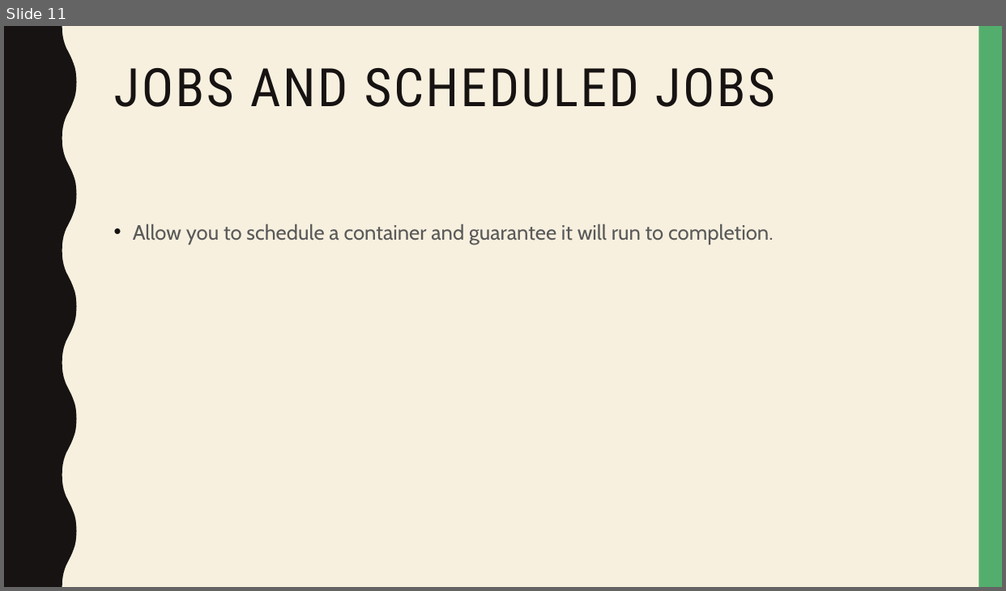
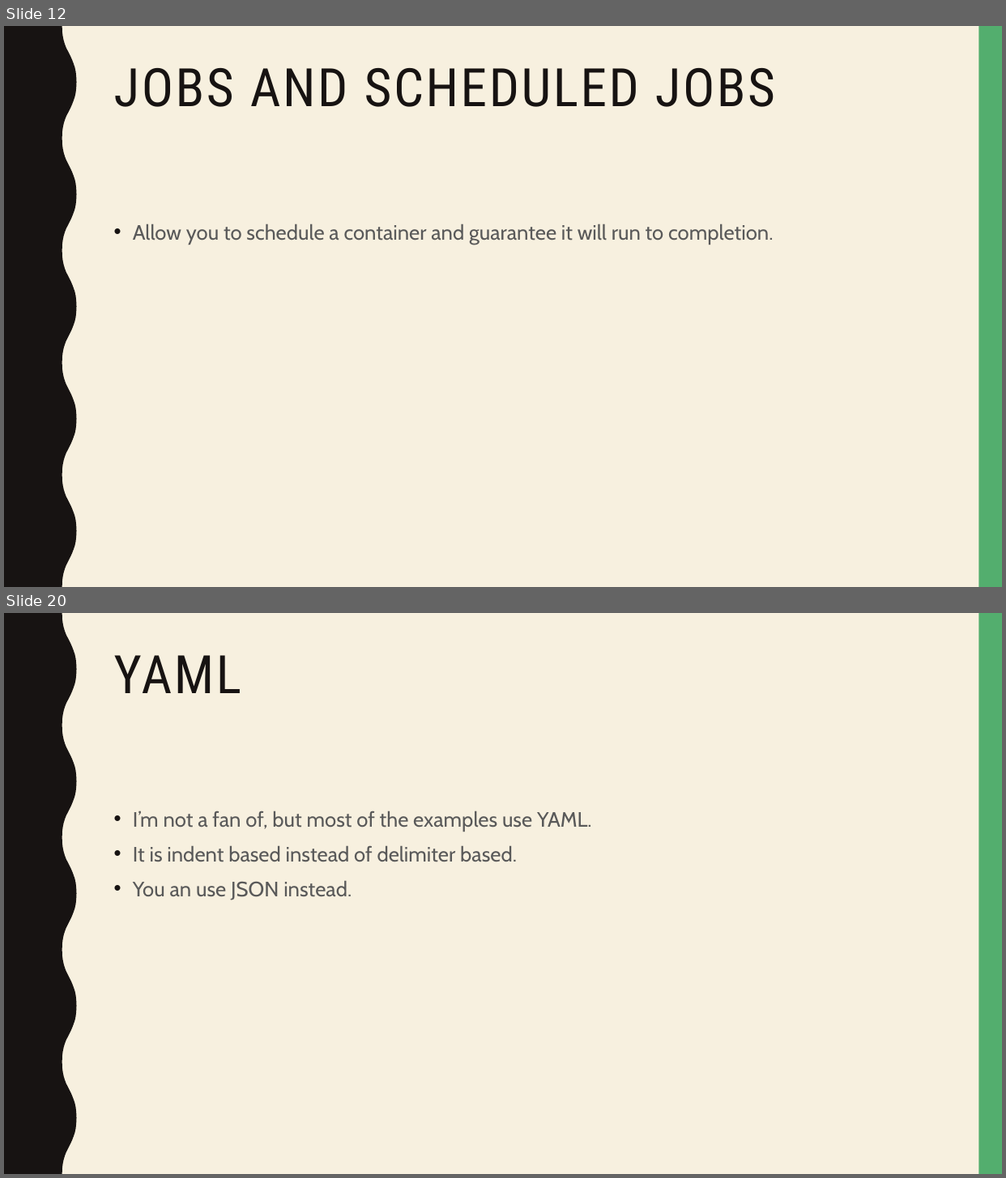
Before and after one commit to naveenvalecha/kubernetes-2018Presentation, a slide deck: k8 2018 Presentation.pptx. Shown one above the other, each under a label of ours: slide 11 before the commit, slides 12 and 20 after it; the slides between them are not shown. The pictures are 1006x591 and 1006x1178 pixels, drawn with LibreOffice and Linux fonts; fonts in the diff are those of the drawing. Boxes give left, top, right and bottom in pixels: in the first picture for what was removed or moved away, otherwise in the second. Text is boxed around its words. In the diff, an @@ line names an element or a change of style, - is before the commit and + after.

```diff
--- a/k8 2018 Presentation.pptx
+++ b/k8 2018 Presentation.pptx
@@ slide 20 added at (x1=4, y1=613, x2=1002, y2=1174), background #F7F0DF; not listed: 2 template elements that a slide beside it also shows @@
@@ title added at (x1=114, y1=655, x2=241, y2=693), 51 pt, text #171312 @@
+YAML
@@ text added at (x1=133, y1=811, x2=592, y2=901), 20 pt, text #595959 @@
+• I’m not a fan of, but most of the examples use YAML.
+• It is indent based instead of delimiter based.
+• You an use JSON instead.
@@ what was slide 11 is now slide 12 @@
```
Also in this commit, not shown: 3 slides changed, 21 other slides added.
